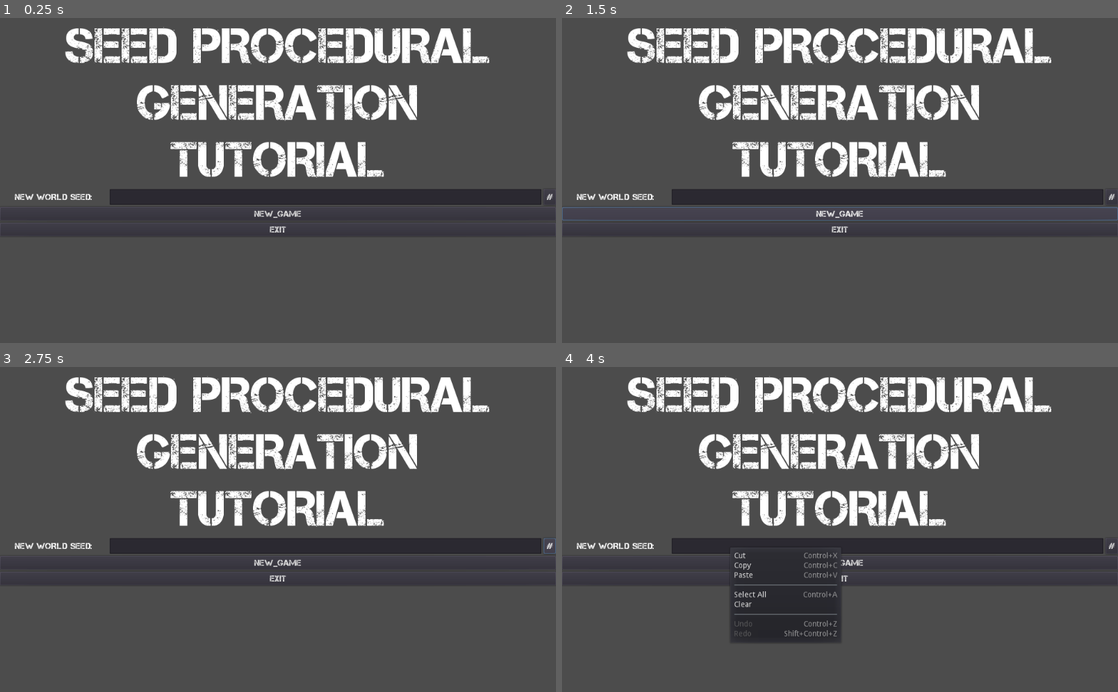
Above: before the commit, frames 1-4 (two rows, left to right).
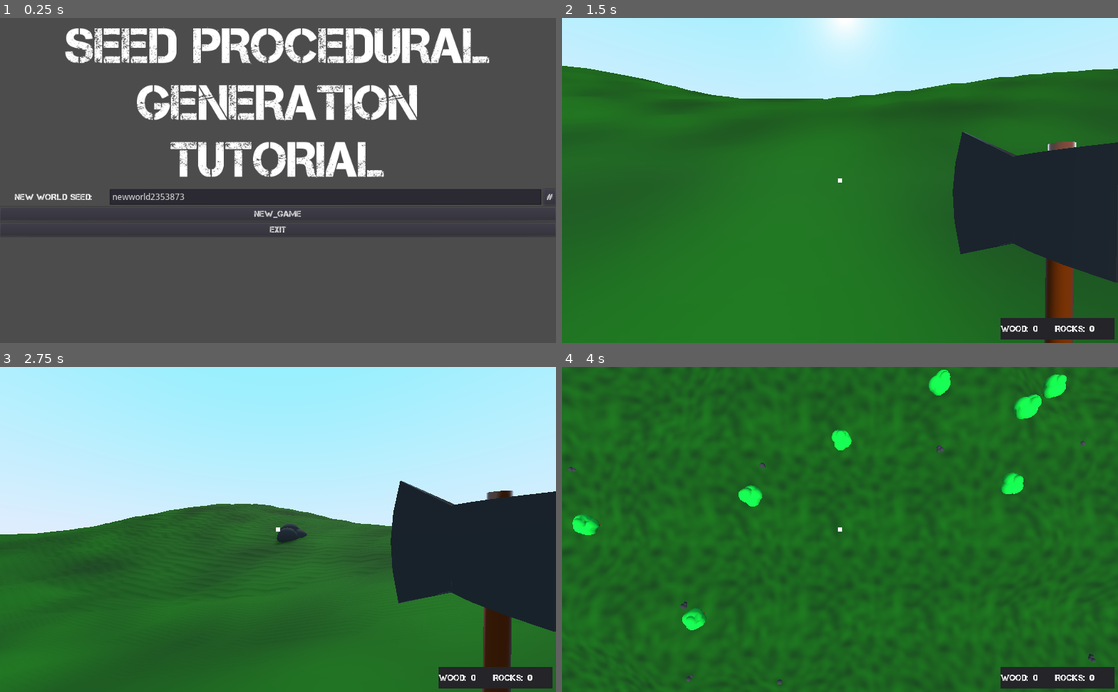
Above: after the commit, the same moments.

Repository: Chevifier/Procedural-Generation-Tutorial
Game: Godot game, scene res://scenes/UI/Menu.tscn
Two runs of this game, one before a commit and one after it. Both use one fixed random seed, a clock stepped at 60 frames per second and the inputs below.
Inputs (mouse positions are in pixels of both pictures, inside the frame that each line leads up to):
- Up to frame 1 (0.25 s): no input
- Up to frame 2 (1.5 s): click "NEW_GAME" at 0.5 s; click (840, 213) at 1.25 s, where only the run before the commit has a clickable "NEW_GAME"
- Up to frame 3 (2.75 s): click (550, 545) at 2 s, where only the run before the commit has a clickable "#"
- Up to frame 4 (4 s): tap Enter at 2.75 s; move the mouse to (962, 513) at 2.77 s; hold D (right) 2.78-3.53 s; click (962, 513) at 2.85 s; tap Space (jump) at 3.02, 3.77 s; move the mouse to (728, 545) at 3.52 s; hold S (down) from 3.53 s (still down); right-click (728, 545) at 3.6 s

The runs differ from the first frame. In frame 1, 0.1% of the frame differs, in the area x 20-34%, y 53-56%; in frame 2, 99%; in frame 3, 99%; in frame 4, 100%, in the area x 0-100%, y 0-100%.
Error before the commit: Parse Error: The identifier "Data" isn't declared in the current scope. (res://scripts/Save_System.gd:24)

Commit message:
disabled wireframe mode

Diff:
--- a/project.godot
+++ b/project.godot
@@ -16,8 +16,8 @@
 
 [autoload]
 
-Inventory="*res://scripts/Inventory.gd"
 SaveSystem="*res://scripts/Save_System.gd"
+Data="*res://scripts/Data.gd"
 
 [input]
 
--- a/scripts/UI/UI.gd
+++ b/scripts/UI/UI.gd
@@ -7,7 +7,7 @@
 onready var main_ui = $main
 onready var pause_ui = $Pause
 func _ready():
-	draw_wireframe()
+	#draw_wireframe()
 	_on_resume_pressed()
 
 func _process(delta):
